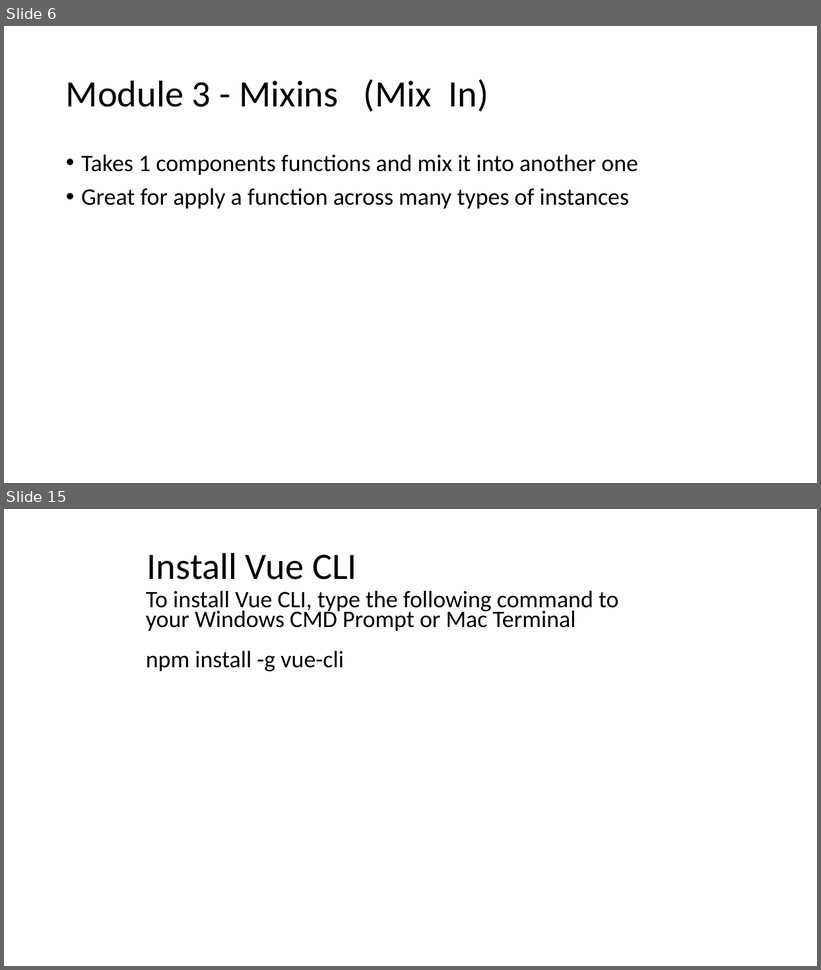
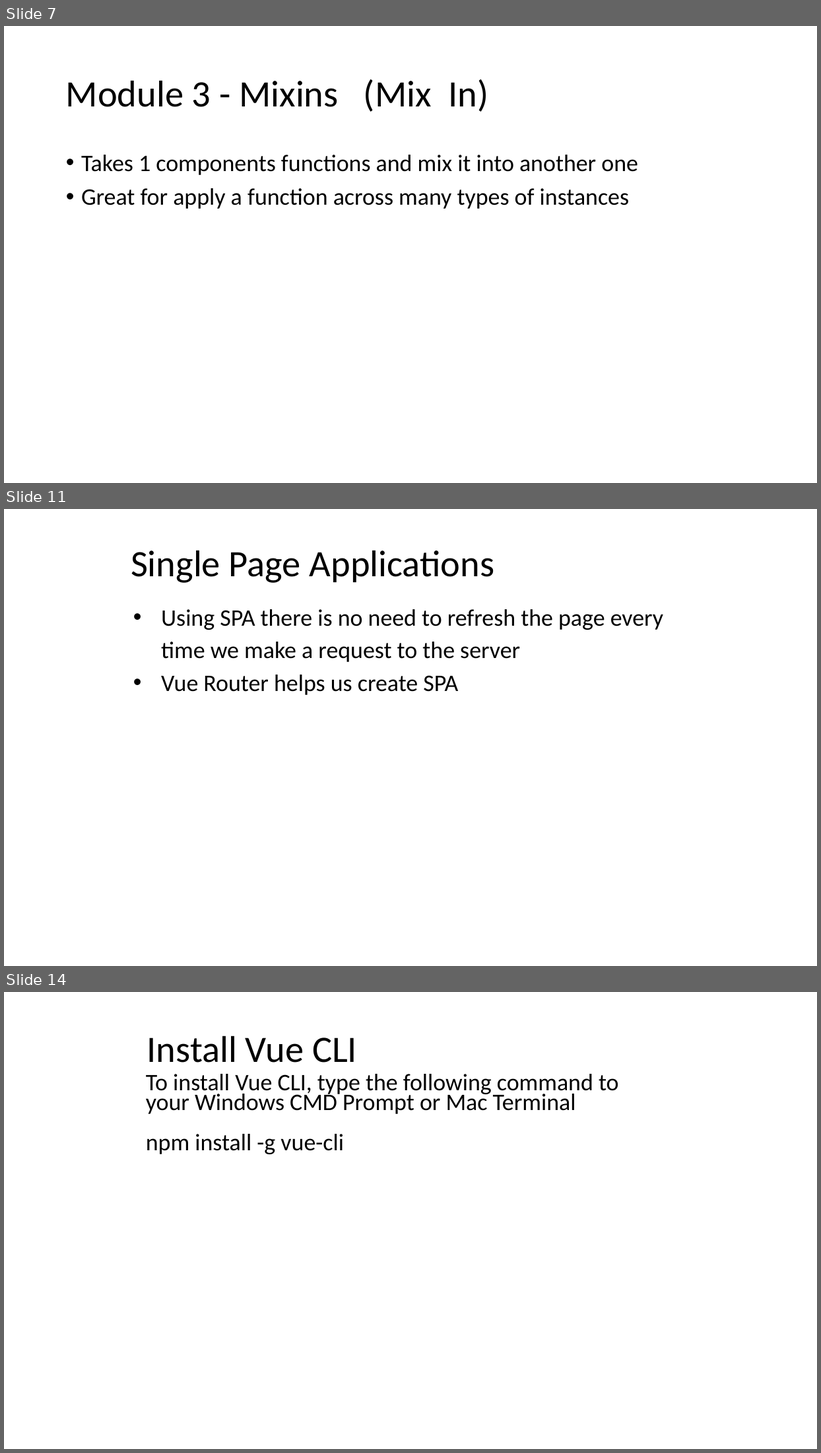
Before and after one commit to auzadventure/vue-advanced, a slide deck: Vue JS 102.pptx. Shown one above the other, each under a label of ours: slides 6 and 15 before the commit, slides 7, 11 and 14 after it; the slides between them are not shown. The pictures are 821x970 and 821x1453 pixels, drawn with LibreOffice and Linux fonts; fonts in the diff are those of the drawing. Boxes give left, top, right and bottom in pixels: in the first picture for what was removed or moved away, otherwise in the second. Text is boxed around its words. In the diff, an @@ line names an element or a change of style, - is before the commit and + after.

```diff
--- a/Vue JS 102.pptx
+++ b/Vue JS 102.pptx
@@ slide 11 added at [4,509,817,966], background #FFFFFF @@
@@ title added at [131,550,495,583], 44 pt, text #000000 @@
+Single Page Applications
@@ text added at [161,609,663,695], 28 pt, text #000000 @@
+• Using SPA there is no need to refresh the page every time we make a request to the server
+• Vue Router helps us create SPA
@@ what was slide 6 is now slide 7 @@
@@ what was slide 15 is now slide 14 @@
```
Also in this commit, not shown: 8 slides changed, 3 other slides added, 7 slides removed, 1 other file.
